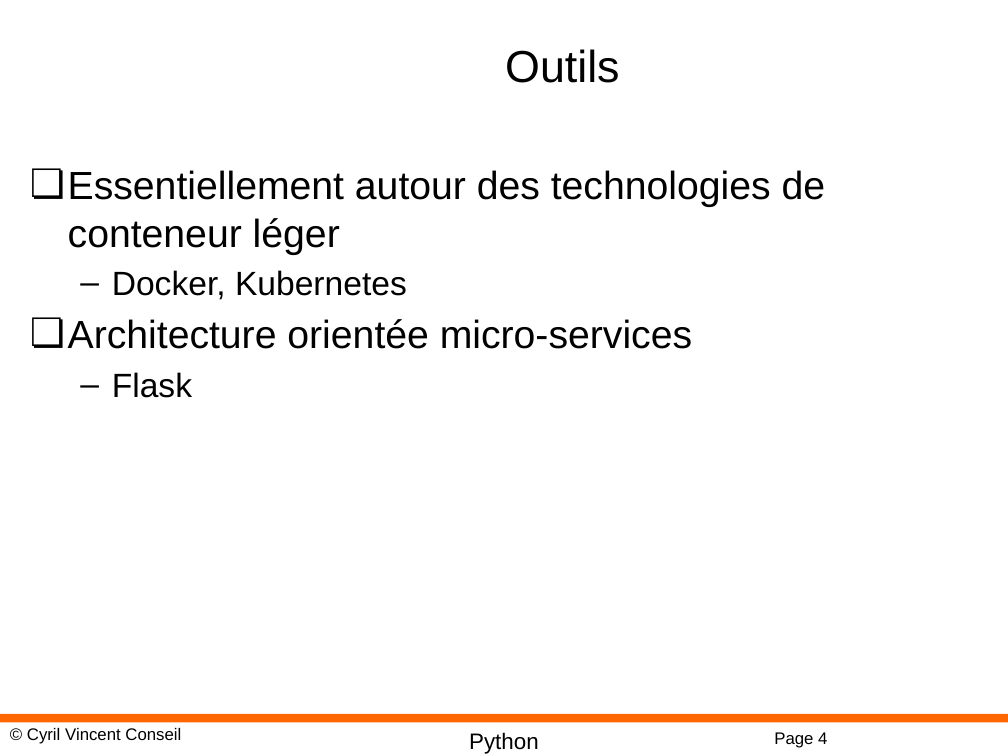
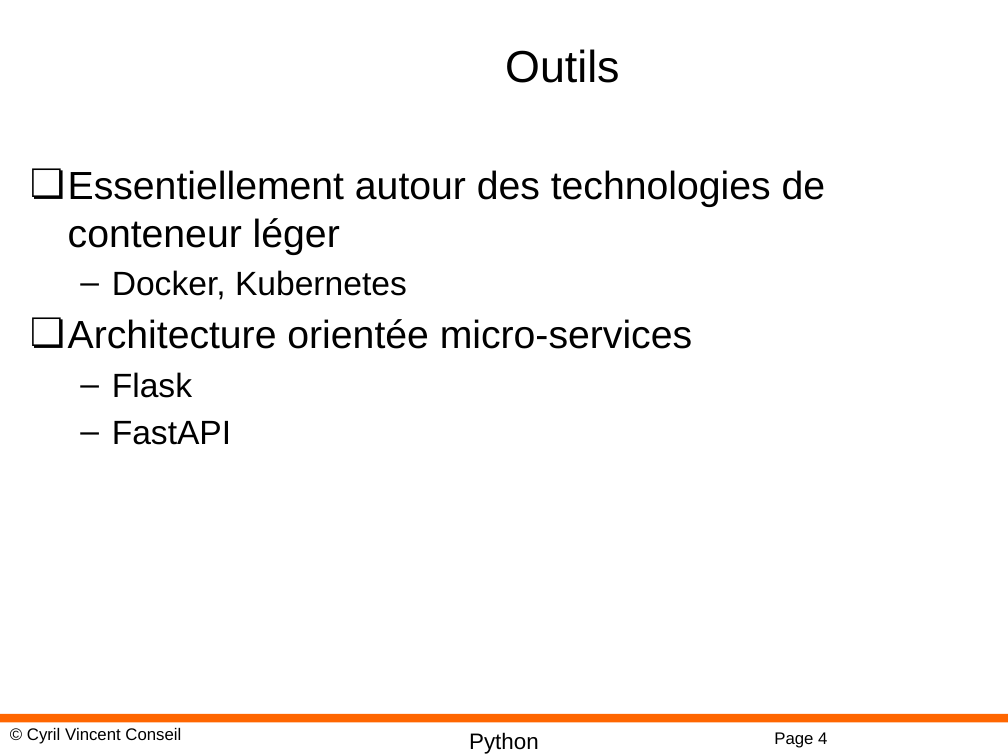
Before and after one commit to cyrilvincent/mlops, a slide deck: slide 4 of ppt/MLOps09-Container.pptx. Drawn at 1008x756 pixels with LibreOffice and Linux fonts; fonts in the diff are those of the drawing; background and template pictures are left out. Boxes give left, top, right and bottom in pixels: in the first picture for what was removed or moved away, otherwise in the second. Text is boxed around its words. In the diff, an @@ line names an element or a change of style, - is before the commit and + after.

```diff
--- a/ppt/MLOps09-Container.pptx
+++ b/ppt/MLOps09-Container.pptx
@@ text at <box>112,421,231,445</box>: paragraph added @@
+  – FastAPI
```
Also in this commit, not shown: 1 other slide changed, 2 other files.
